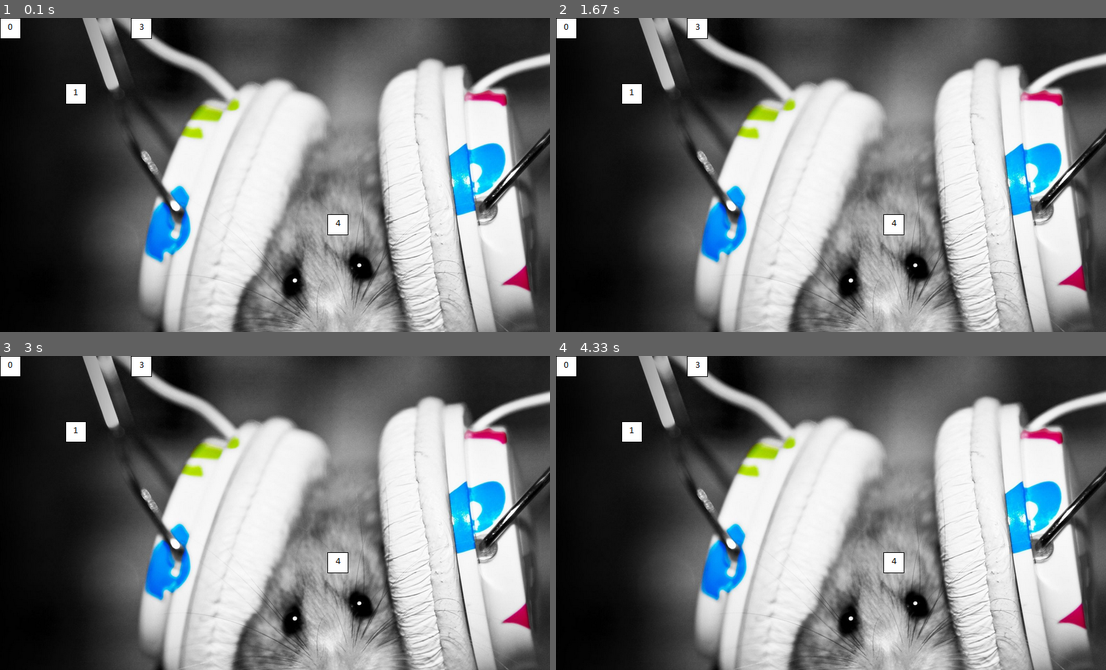
Above: before the commit, frames 1-4 (two rows, left to right).
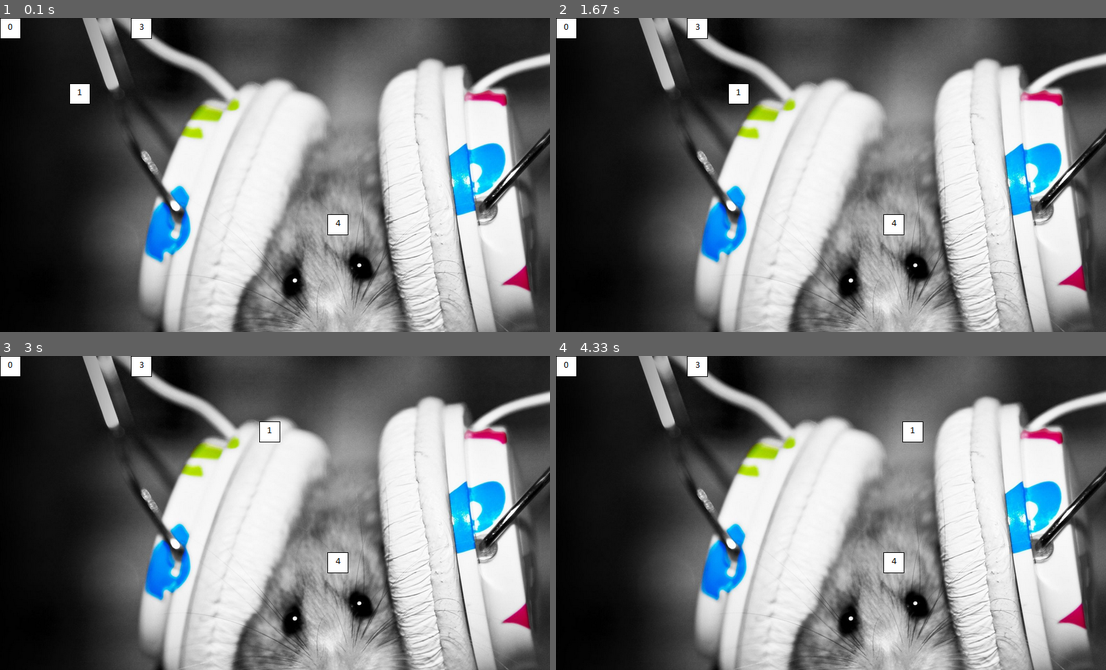
Above: after the commit, the same moments.

Repository: JoKeR0313/gamedev-000
Game: pygame game, started from game/tests/test_act_loader.py
The game is run twice, just before and just after one commit, with the same random seed, the same clock (stepped at 60 frames per second) and the same inputs.
Inputs:
- Up to frame 1 (0.1 s): no input
- Up to frame 2 (1.67 s): no input
- Up to frame 3 (3 s): no input
- Up to frame 4 (4.33 s): no input

The runs differ from the first frame. In frame 1, 0.1% of the frame differs, in the area x 12-17%, y 21-28%; in frame 2, 0.5%; in frame 3, 0.3%; in frame 4, 0.5%, in the area x 12-67%, y 20-28%.

Commit message:
Stepping logic is working.

Diff:
--- a/game/cc_act_manager.py
+++ b/game/cc_act_manager.py
@@ -19,22 +19,21 @@
         loader.process_file(filename)
         cls.scenes = loader.get_scenes()
 
-
     @classmethod
     def draw(cls):
-    #loops through all the scenes and calls it's draw method
+        # loops through all the scenes and calls it's draw method
         for scene in cls.scenes:
             scene.draw()
 
     @classmethod
-    def step(cls):
-    #loops through all the scenes and calls it's step method
+    def step(cls, time_passed):
+        # loops through all the scenes and calls it's step method
         for scene in cls.scenes:
-            scene.step()
+            scene.step(time_passed)
 
     @classmethod
     def push_scene(cls, scene):
-    #appends the incoming scene to the end of the scenes list
+        # appends the incoming scene to the end of the scenes list
         cls.scenes.append(scene)
 
     @classmethod
--- a/game/cc_basic_object.py
+++ b/game/cc_basic_object.py
@@ -40,7 +40,7 @@
     def step(self, time_passed):
         # change Object's position with velocity. Specialized object classes will
         # override this method and do other logic here also
-        current_speed = self.velocity
+        current_speed = pygame.math.Vector2(0, 0)
         current_speed.x = self.velocity.x * time_passed
         current_speed.y = self.velocity.y * time_passed
         self.position.x += current_speed.x
@@ -52,8 +52,8 @@
         return new_object
 
     def __fill(self, source):
-        source.position = deepcopy(self.position)
-        source.velocity = deepcopy(self.velocity)
+        source.position = pygame.math.Vector2(self.position)
+        source.velocity = pygame.math.Vector2(self.velocity)
         source.active_sprite = self.active_sprite
         source.type = self.type
         source.id = deepcopy(self.id)
--- a/game/resources/object_scenes/test.objectscene.json
+++ b/game/resources/object_scenes/test.objectscene.json
@@ -1,6 +1,8 @@
 {
   "Config": {
-    "filenames": ["test.objects.json"]
+    "filenames": [
+      "test.objects.json"
+    ]
   },
   "obj_test_00": {
     "object_name": "obj_test_00",
@@ -11,7 +13,7 @@
     "object_name": "obj_test_01",
     "position_x": 100,
     "position_y": 100,
-    "velocity_x": 10,
+    "velocity_x": 0.1,
     "velocity_y": 0
   },
   "obj_test_the_third": {
@@ -24,5 +26,4 @@
     "position_x": 500,
     "position_y": 300
   }
-
 }
--- a/game/tests/test_act_loader.py
+++ b/game/tests/test_act_loader.py
@@ -21,14 +21,16 @@
         self.load_act()
         clock = pygame.time.Clock()
         temp = ccGlobals.get_renderer()
+        time_passed = 0
         while True:
             for event in pygame.event.get():
                 if event.type == pygame.QUIT:
                     sys.exit()
             ccGlobals.get_renderer().fill((0, 0, 0))
             ccActManager.draw()
+            ccActManager.step(time_passed)
             pygame.display.flip()
-            clock.tick(60)
+            time_passed = clock.tick(60)
 
     def load_act(self):
         ccActManager.load("test.act.json")
